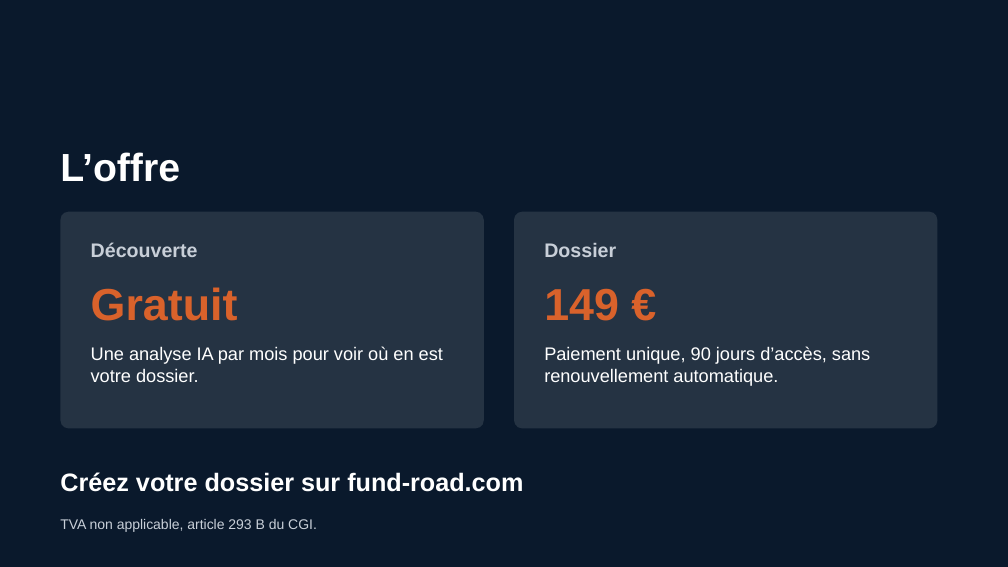
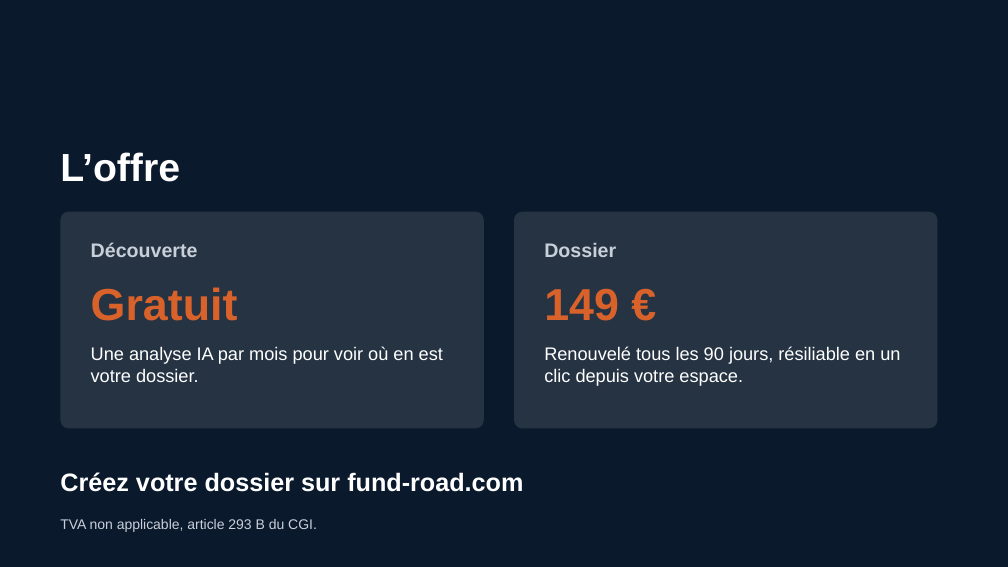
Before and after one commit to Nadir-DNA/fund-road, a slide deck: slide 7 of docs/presentations/fund-road-startups.pptx. Drawn at 1008x567 pixels with LibreOffice and Linux fonts; fonts in the diff are those of the drawing; background and template pictures are left out. Boxes give left, top, right and bottom in pixels: in the first picture for what was removed or moved away, otherwise in the second. Text is boxed around its words. In the diff, an @@ line names an element or a change of style, - is before the commit and + after.

```diff
--- a/docs/presentations/fund-road-startups.pptx
+++ b/docs/presentations/fund-road-startups.pptx
@@ text at [544, 346, 900, 386]: text changed @@
-Paiement unique, 90 jours d’accès, sans renouvellement automatique.
+Renouvelé tous les 90 jours, résiliable en un clic depuis votre espace.
```
Also in this commit, not shown: 9 other files.
